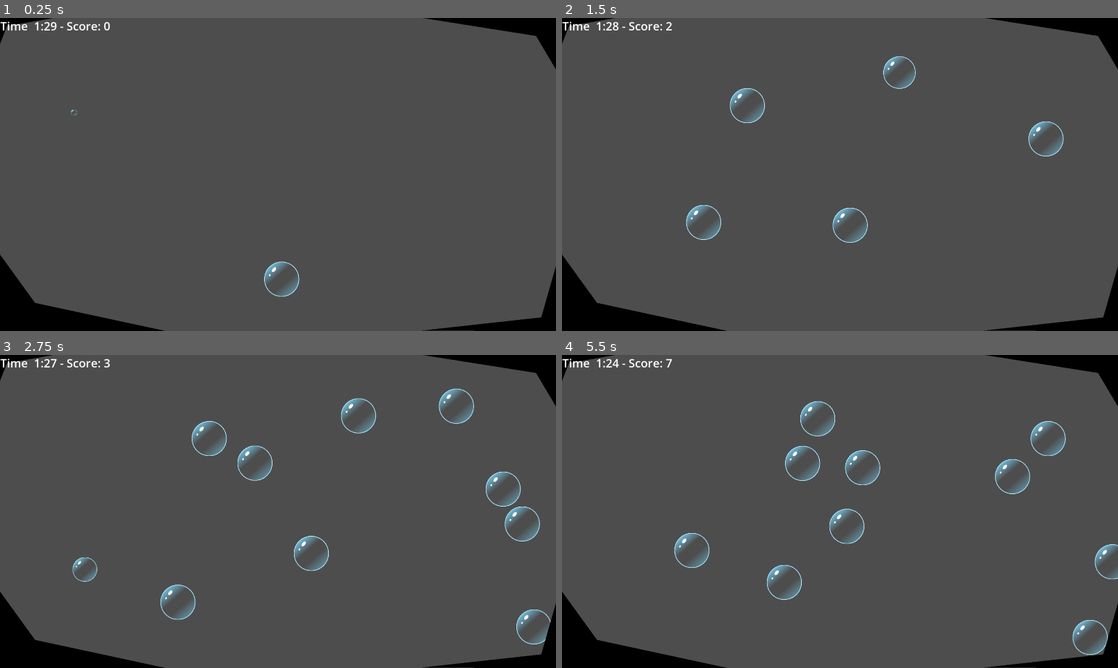
Above: before the commit, frames 1-4 (two rows, left to right).
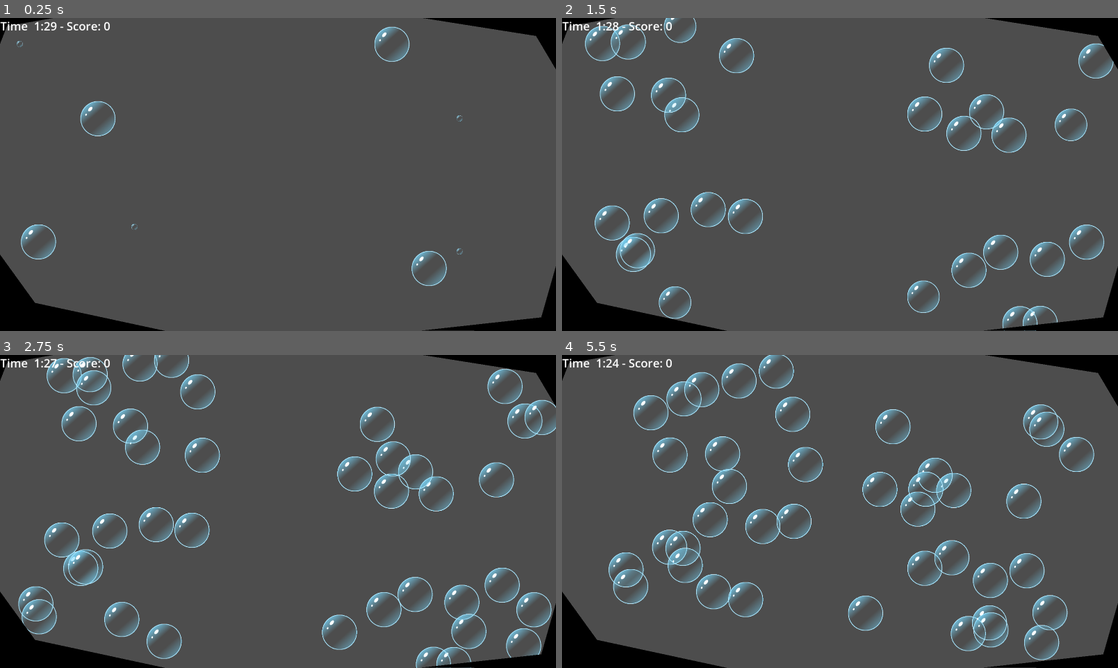
Above: after the commit, the same moments.

Repository: pkasprzyk/ggj2025
Game: Godot game, scene res://main.tscn
The game is run twice, just before and just after one commit, with the same random seed, the same clock (stepped at 60 frames per second) and the same inputs.
Inputs (mouse positions are in pixels of both pictures, inside the frame that each line leads up to):
- Up to frame 1 (0.25 s): no input
- Up to frame 2 (1.5 s): move the mouse to (845, 277) at 0.52 s; click (845, 277) at 0.67 s; move the mouse to (650, 111) at 1.27 s; click (650, 111) at 1.42 s
- Up to frame 3 (2.75 s): move the mouse to (150, 555) at 2.02 s; click (150, 555) at 2.17 s
- Up to frame 4 (5.5 s): move the mouse to (873, 552) at 2.77 s; click (873, 552) at 2.92 s; move the mouse to (1079, 498) at 3.52 s; click (1079, 498) at 3.67 s; move the mouse to (945, 423) at 4.27 s; click (945, 423) at 4.42 s; move the mouse to (1106, 658) at 5.02 s; click (1106, 658) at 5.17 s

The runs differ from the first frame. In frame 1, 1.4% of the frame differs, in the area x 3-84%, y 2-90%; in frame 2, 8.1%; in frame 3, 12%; in frame 4, 12%, in the area x 8-100%, y 0-98%.

Commit message:
spawner rework

Diff:
--- a/main.tscn
+++ b/main.tscn
@@ -1,13 +1,69 @@
-[gd_scene load_steps=3 format=3 uid="uid://dgdqtydil5rj8"]
+[gd_scene load_steps=4 format=3 uid="uid://dgdqtydil5rj8"]
 
 [ext_resource type="Script" path="res://main.gd" id="1_mmle3"]
 [ext_resource type="PackedScene" uid="uid://7m54yhh1iwlb" path="res://objects/bubble_spawner/bubble_spawner.tscn" id="2_n4osd"]
 
+[sub_resource type="RectangleShape2D" id="RectangleShape2D_5c7yc"]
+size = Vector2(661, 404)
+
 [node name="Node2D" type="Node2D"]
 script = ExtResource("1_mmle3")
 
-[node name="BubbleSpawner" parent="." instance=ExtResource("2_n4osd")]
-position = Vector2(970, 590)
+[node name="BubbleSpawner" parent="." node_paths=PackedStringArray("spawn_area_shape", "target") instance=ExtResource("2_n4osd")]
+position = Vector2(852, 540)
+spawn_area_shape = NodePath("Area2D/CollisionShape2D")
+target = NodePath("Area2D/Marker2D")
+
+[node name="Area2D" type="Area2D" parent="BubbleSpawner"]
+
+[node name="CollisionShape2D" type="CollisionShape2D" parent="BubbleSpawner/Area2D"]
+position = Vector2(-521.5, -334)
+shape = SubResource("RectangleShape2D_5c7yc")
+
+[node name="Marker2D" type="Marker2D" parent="BubbleSpawner/Area2D"]
+position = Vector2(1067, 540)
+
+[node name="BubbleSpawner2" parent="." node_paths=PackedStringArray("spawn_area_shape", "target") instance=ExtResource("2_n4osd")]
+position = Vector2(2107, 540)
+spawn_area_shape = NodePath("Area2D/CollisionShape2D")
+target = NodePath("Area2D/Marker2D")
+
+[node name="Area2D" type="Area2D" parent="BubbleSpawner2"]
+
+[node name="CollisionShape2D" type="CollisionShape2D" parent="BubbleSpawner2/Area2D"]
+position = Vector2(-521.5, -334)
+shape = SubResource("RectangleShape2D_5c7yc")
+
+[node name="Marker2D" type="Marker2D" parent="BubbleSpawner2/Area2D"]
+position = Vector2(-2078, 507)
+
+[node name="BubbleSpawner3" parent="." node_paths=PackedStringArray("spawn_area_shape", "target") instance=ExtResource("2_n4osd")]
+position = Vector2(852, 1210)
+spawn_area_shape = NodePath("Area2D/CollisionShape2D")
+target = NodePath("Area2D/Marker2D")
+
+[node name="Area2D" type="Area2D" parent="BubbleSpawner3"]
+
+[node name="CollisionShape2D" type="CollisionShape2D" parent="BubbleSpawner3/Area2D"]
+position = Vector2(-521.5, -334)
+shape = SubResource("RectangleShape2D_5c7yc")
+
+[node name="Marker2D" type="Marker2D" parent="BubbleSpawner3/Area2D"]
+position = Vector2(1067, -1209)
+
+[node name="BubbleSpawner4" parent="." node_paths=PackedStringArray("spawn_area_shape", "target") instance=ExtResource("2_n4osd")]
+position = Vector2(2107, 1210)
+spawn_area_shape = NodePath("Area2D/CollisionShape2D")
+target = NodePath("Area2D/Marker2D")
+
+[node name="Area2D" type="Area2D" parent="BubbleSpawner4"]
+
+[node name="CollisionShape2D" type="CollisionShape2D" parent="BubbleSpawner4/Area2D"]
+position = Vector2(-521.5, -334)
+shape = SubResource("RectangleShape2D_5c7yc")
+
+[node name="Marker2D" type="Marker2D" parent="BubbleSpawner4/Area2D"]
+position = Vector2(-2107, -1210)
 
 [node name="Camera2D" type="Camera2D" parent="."]
 position = Vector2(960, 540)
--- a/objects/bubble_spawner/bubble_spawner.gd
+++ b/objects/bubble_spawner/bubble_spawner.gd
@@ -1,4 +1,6 @@
-extends Area2D
+@icon("res://objects/bubble/bubbles.svg")
+extends Node2D
+
 
 
 @export var bubble: PackedScene
@@ -6,21 +8,21 @@
 
 
 @onready var spawn_timer: Timer = $SpawnTimer
-@onready var spawn_area: CollisionShape2D = $SpawnArea
-@onready var target = $Target
+@export var spawn_area_shape: CollisionShape2D
+@export var target : Node2D
+
+@export var rect_test : Rect2
 
 
 var active: bool = true
 var bubbles: int = 0
-var spawn_start: Vector2
-var spawn_end: Vector2
-
-func _ready() -> void:
-	spawn_start = spawn_area.shape.get_rect().position
-	spawn_end = spawn_area.shape.get_rect().end
 
 
 func _gen_random_pos():
+	var shape = spawn_area_shape.shape
+	rect_test = shape.get_rect()
+	var spawn_start = spawn_area_shape.global_position + shape.get_rect().position
+	var spawn_end = spawn_area_shape.global_position + shape.get_rect().end
 	var x = randf_range(spawn_start.x, spawn_end.x)
 	var y = randf_range(spawn_start.y, spawn_end.y)
 	return Vector2(x, y)
@@ -28,10 +30,10 @@
 
 func _spawn_bubble() -> void:
 	var bubble_instance = bubble.instantiate()
-	bubble_instance.global_position = _gen_random_pos()
 	bubble_instance.set_target(target.global_position)
 	bubble_instance.connect("tree_exiting", _on_bubble_destroyed)
 	add_child(bubble_instance)
+	bubble_instance.global_position = _gen_random_pos()
 	bubbles += 1
 
 
--- a/objects/bubble_spawner/bubble_spawner.tscn
+++ b/objects/bubble_spawner/bubble_spawner.tscn
@@ -1,21 +1,11 @@
-[gd_scene load_steps=4 format=3 uid="uid://7m54yhh1iwlb"]
+[gd_scene load_steps=3 format=3 uid="uid://7m54yhh1iwlb"]
 
 [ext_resource type="Script" path="res://objects/bubble_spawner/bubble_spawner.gd" id="1_xqyw5"]
 [ext_resource type="PackedScene" uid="uid://cp0cv4sifmh4e" path="res://objects/bubble/bubble.tscn" id="2_liosr"]
 
-[sub_resource type="RectangleShape2D" id="RectangleShape2D_pi0ja"]
-size = Vector2(1799, 912)
-
-[node name="BubbleSpawner" type="Area2D"]
+[node name="BubbleSpawner" type="Node2D"]
 script = ExtResource("1_xqyw5")
 bubble = ExtResource("2_liosr")
-
-[node name="SpawnArea" type="CollisionShape2D" parent="."]
-position = Vector2(25.5, 13)
-shape = SubResource("RectangleShape2D_pi0ja")
-
-[node name="Target" type="Marker2D" parent="."]
-position = Vector2(915, 456)
 
 [node name="SpawnTimer" type="Timer" parent="."]
 wait_time = 0.2
